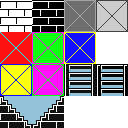
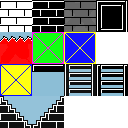
Layers edited between the first and the second 128px x 128px image:
painted on "tileSheet.png" over 0, 0, 128, 96
